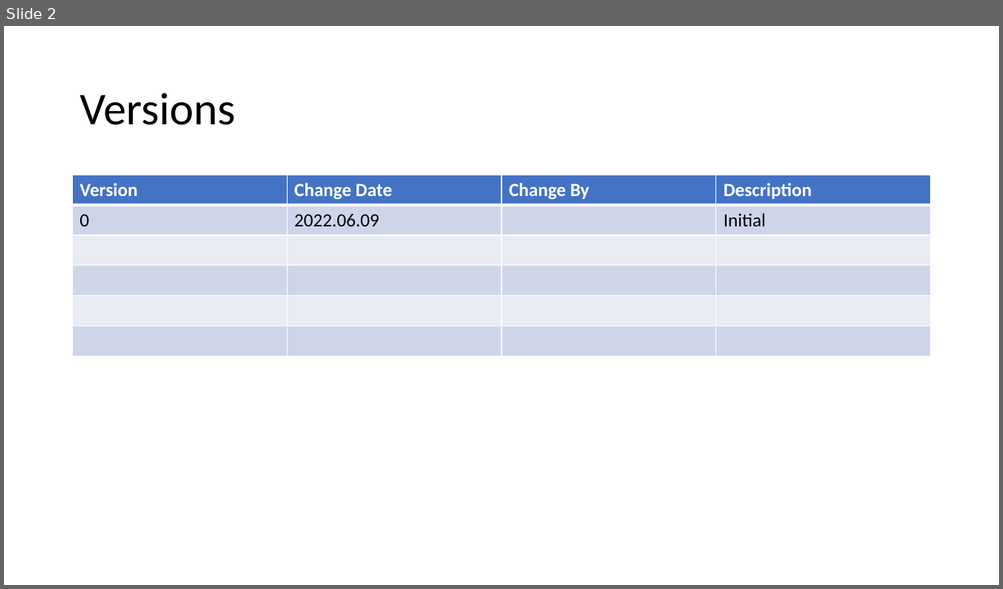
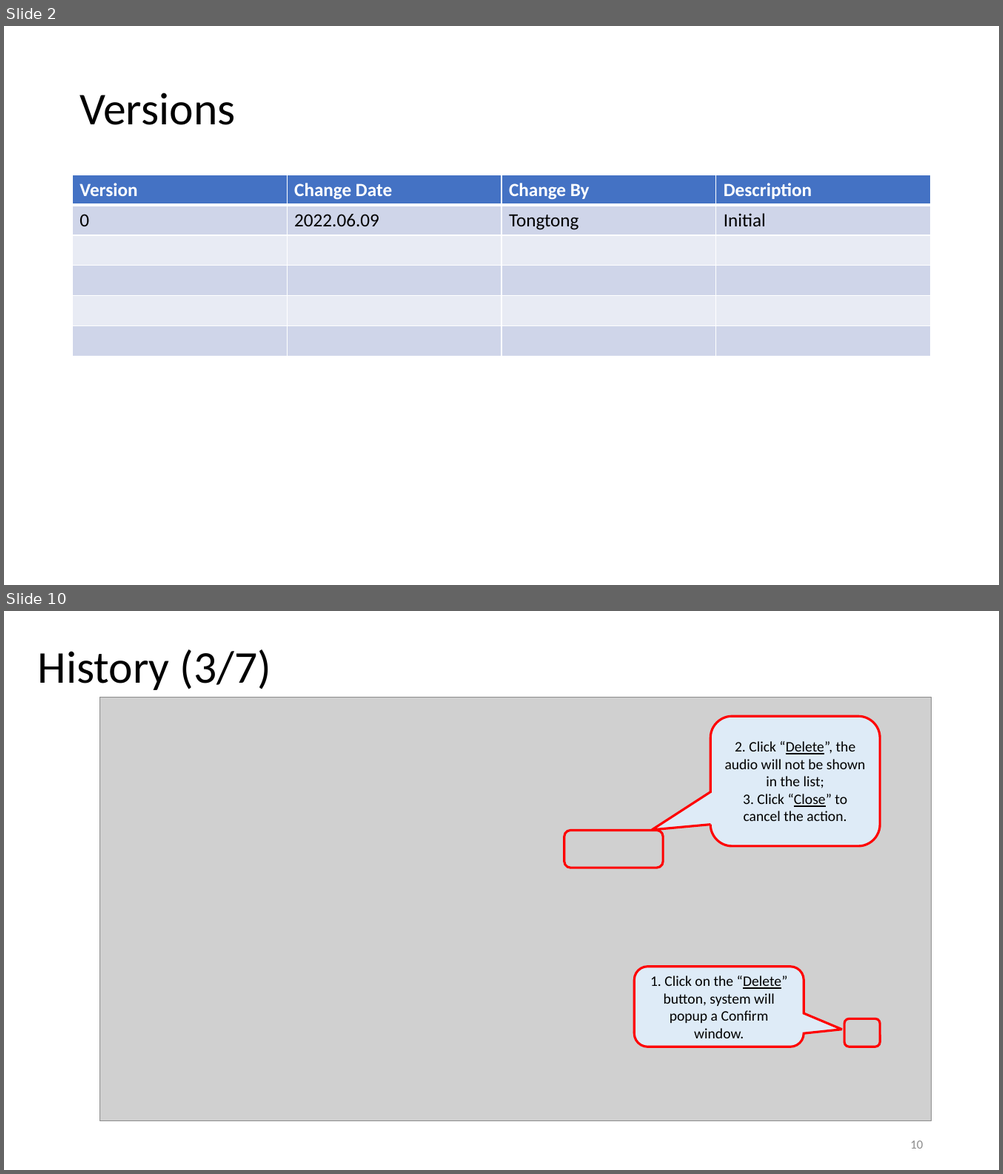
Before and after one commit to TeamworkNUS/uob_voice_to_text_proj, a slide deck: uob_website/analysis/utils/Voice_To_Text_Analysis_Web_UserGuide.pptx. Shown one above the other, each under a label of ours: slide 2 before the commit, slides 2 and 10 after it; the slides between them are not shown. The pictures are 1003x589 and 1003x1174 pixels, drawn with LibreOffice and Linux fonts; fonts in the diff are those of the drawing; grey boxes stand for pictures. Boxes give left, top, right and bottom in pixels: in the first picture for what was removed or moved away, otherwise in the second. Text is boxed around its words. In the diff, an @@ line names an element or a change of style, - is before the commit and + after.

```diff
--- a/uob_website/analysis/utils/Voice_To_Text_Analysis_Web_UserGuide.pptx
+++ b/uob_website/analysis/utils/Voice_To_Text_Analysis_Web_UserGuide.pptx
@@ slide 10 added at box(4, 611, 999, 1170), background #FFFFFF @@
@@ text added at box(38, 649, 271, 690), 44 pt, text #000000 @@
+History (3/7)
@@ picture added at box(99, 698, 930, 1122) @@
@@ rounded speech box added at box(711, 716, 880, 846), fill #DEEBF7, outline #FF0000 2.25 pt, 14 pt, text #000000 @@
+2. Click “Delete”, the audio will not be shown in the list;
+3. Click “Close” to cancel the action.
@@ rounded rectangle added at box(564, 830, 663, 868), outline #FF0000 2.25 pt @@
@@ rounded speech box added at box(634, 967, 804, 1048), fill #DEEBF7, outline #FF0000 2.25 pt, 14 pt, text #000000 @@
+1. Click on the “Delete” button, system will popup a Confirm window.
@@ rounded rectangle added at box(844, 1019, 880, 1048), outline #FF0000 2.25 pt @@
@@ page number added at box(910, 1141, 922, 1149), 12 pt, text #8C8C8C @@
+10
@@ slide 2 changed as well @@
@@ table at box(73, 175, 932, 357) @@
-row 2, column 3: 
+row 2, column 3: Tongtong
```
Also in this commit, not shown: 1 other slide changed, 15 other slides added, 4 other files.
